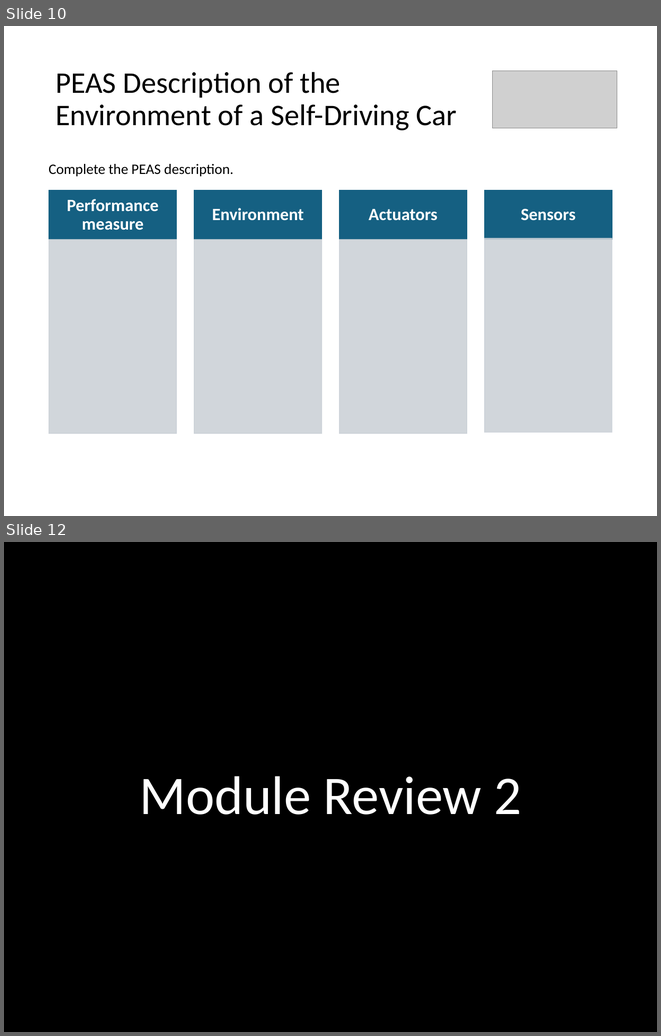
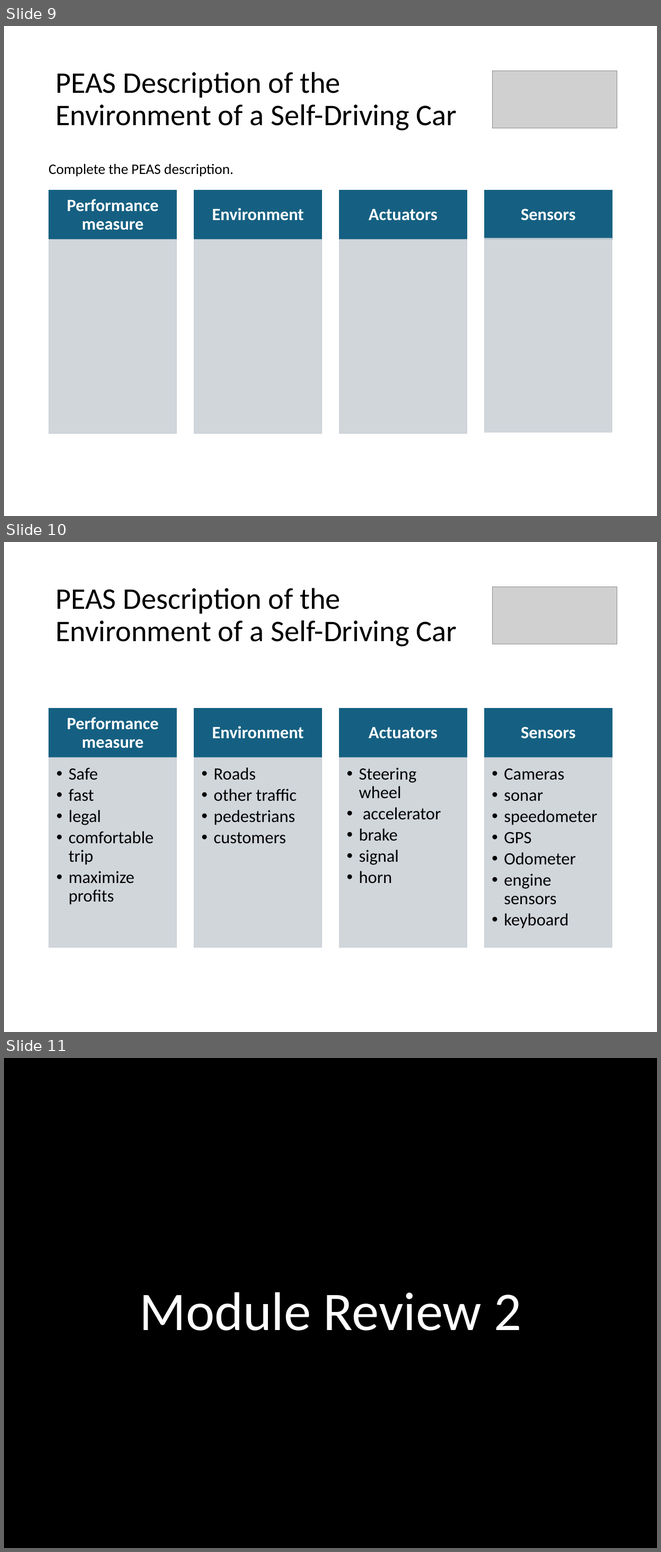
Before and after one commit to mhahsler/CS7320-AI, a slide deck: slides/02_agents_discussion.pptx. Shown one above the other, each under a label of ours: slides 10 and 12 before the commit, slides 9, 10 and 11 after it; the slides between them are not shown. The pictures are 661x1036 and 661x1552 pixels, drawn with LibreOffice and Linux fonts; fonts in the diff are those of the drawing; grey boxes stand for pictures; background and template pictures are left out. Boxes give left, top, right and bottom in pixels: in the first picture for what was removed or moved away, otherwise in the second. Text is boxed around its words. In the diff, an @@ line names an element or a change of style, - is before the commit and + after.

Commit message:
improved environment properties description.

```diff
--- a/slides/02_agents_discussion.pptx
+++ b/slides/02_agents_discussion.pptx
@@ slide 10 added at bbox=[4, 542, 657, 1032], background #FFFFFF @@
@@ title added at bbox=[55, 588, 457, 646], 33 pt, text #000000 @@
+PEAS Description of the Environment of a Self-Driving Car
@@ picture added at bbox=[493, 587, 617, 644] @@
@@ group added at bbox=[49, 708, 612, 947]: 8 rectangles, 8 texts @@
+Performance measure
+  • Safe
+  • fast
+  • legal
+  • comfortable trip
+  • maximize profits
+Environment
+  • Roads
+  • other traffic
+  • pedestrians
+  • customers
+Actuators
+  • Steering wheel
+  • accelerator
+  • brake
+  • signal
+  • horn
+Sensors
+  • Cameras
+  • sonar
+  • speedometer
+  • GPS
+  • Odometer
+  • engine sensors
+  • keyboard
@@ what was slide 10 is now slide 9 @@
@@ what was slide 12 is now slide 11 @@
```
Also in this commit, not shown: 1 slide changed, 2 other slides added, 3 slides removed, 2 other files.
